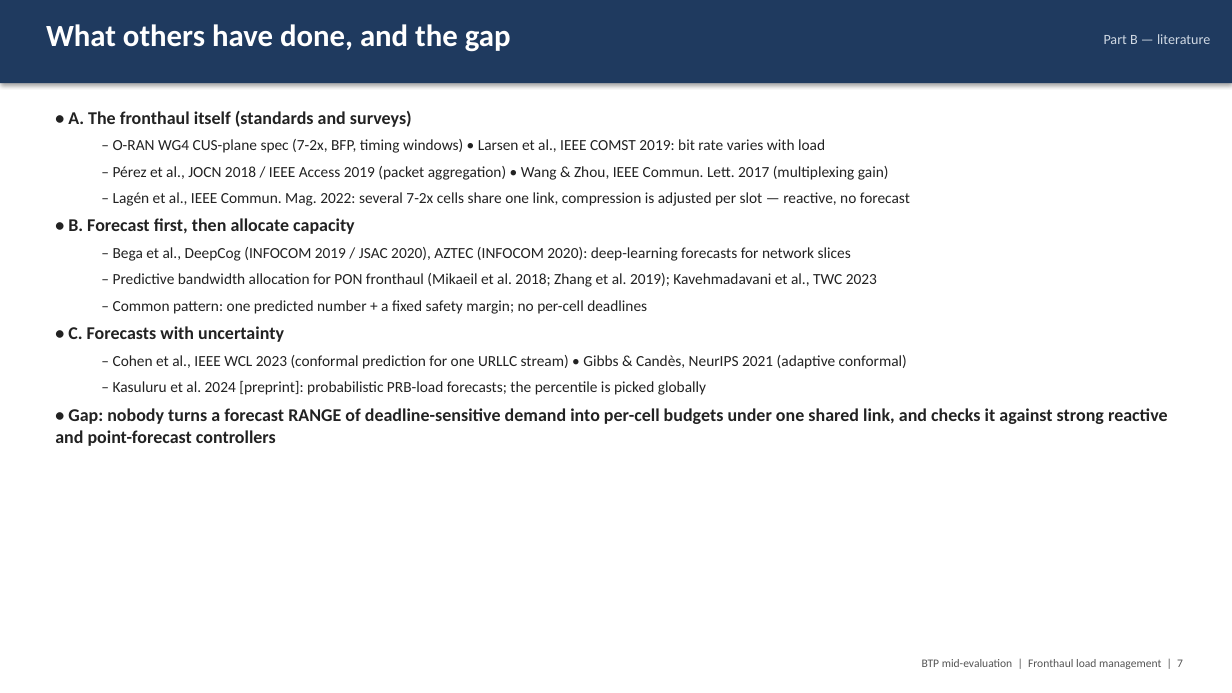
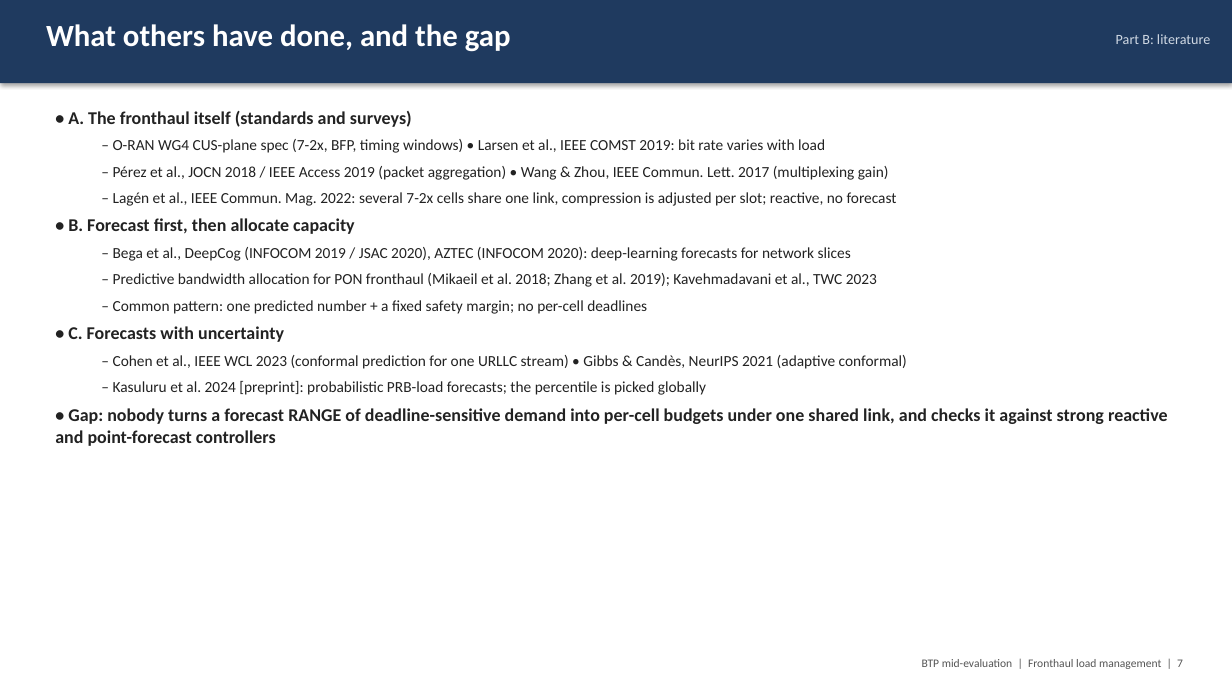
Before and after one commit to Harshvardhan-To1/BTP, a slide deck: slide 7 of docs/fhlm/BTP_midterm_fronthaul_load_management.pptx. Drawn at 1232x693 pixels with LibreOffice and Linux fonts; fonts in the diff are those of the drawing. Boxes give left, top, right and bottom in pixels: in the first picture for what was removed or moved away, otherwise in the second. Text is boxed around its words. In the diff, an @@ line names an element or a change of style, - is before the commit and + after.

```diff
--- a/docs/fhlm/BTP_midterm_fronthaul_load_management.pptx
+++ b/docs/fhlm/BTP_midterm_fronthaul_load_management.pptx
@@ text at <box>1116,34,1210,44</box>: text changed @@
-Part B — literature
+Part B: literature
@@ text at <box>113,192,897,206</box>: text changed @@
-  – Lagén et al., IEEE Commun. Mag. 2022: several 7-2x cells share one link, compression is adjusted per slot — reactive, no forecast
+  – Lagén et al., IEEE Commun. Mag. 2022: several 7-2x cells share one link, compression is adjusted per slot; reactive, no forecast
```
Also in this commit, not shown: 19 other slides changed, 22 other files.
